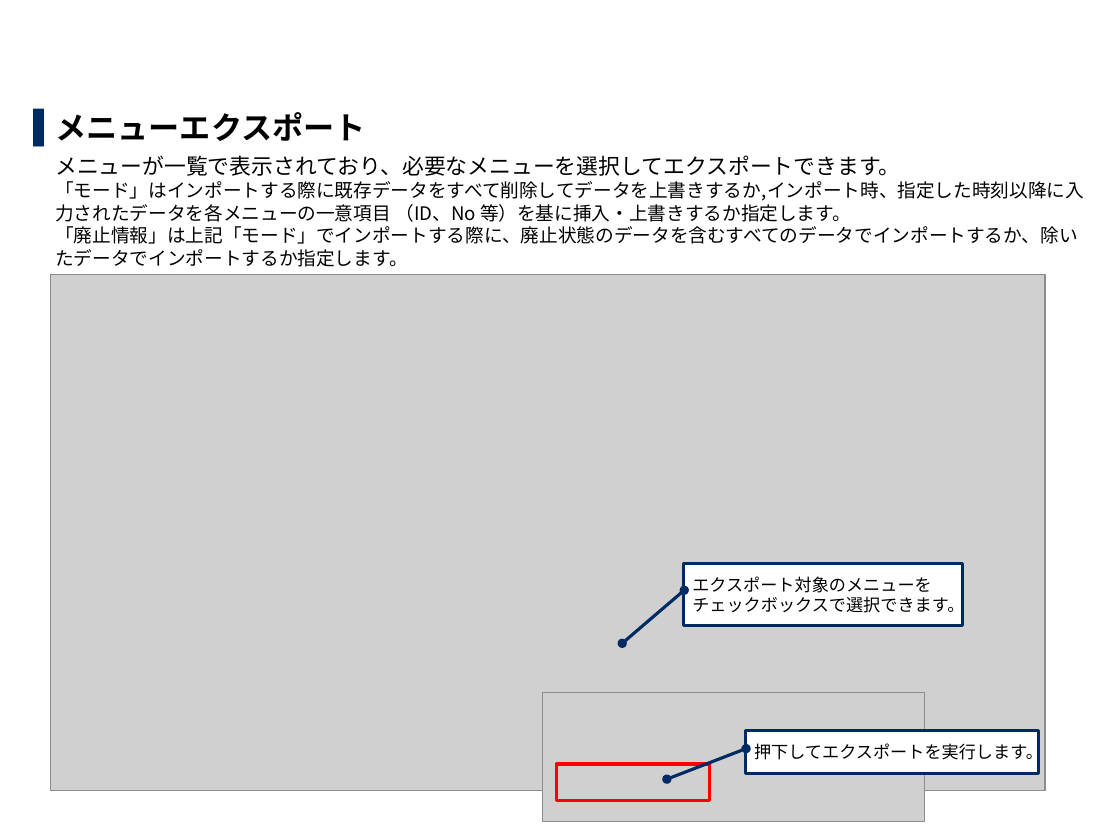
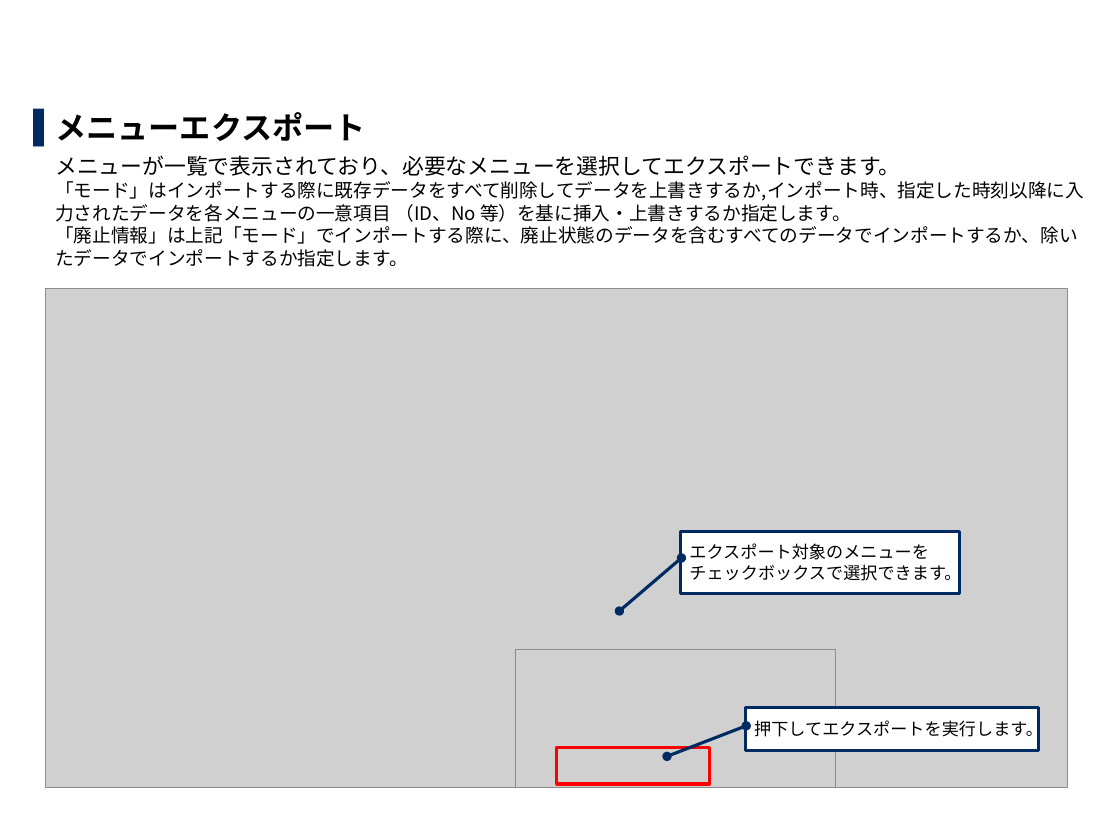
Before and after one commit to exastro-suite/it-automation-docs, a slide deck: slide 9 of asset/Learn_ja/ITA-export-import_classroom_lecture.pptx. Drawn at 1120x840 pixels with LibreOffice and Linux fonts; fonts in the diff are those of the drawing; grey boxes stand for pictures; background and template pictures are left out. Boxes give left, top, right and bottom in pixels: in the first picture for what was removed or moved away, otherwise in the second. Text is boxed around its words. In the diff, an @@ line names an element or a change of style, - is before the commit and + after.

```diff
--- a/asset/Learn_ja/ITA-export-import_classroom_lecture.pptx
+++ b/asset/Learn_ja/ITA-export-import_classroom_lecture.pptx
@@ picture: place and size @@
-picture at (50, 274, 1045, 791)
+picture at (45, 288, 1067, 787)
@@ border callout "エクスポート対象のメニューを チェックボックスで選択できます。": place and size @@
-border callout "エクスポート対象のメニューを チェックボックスで選択できます。" at (683, 563, 962, 625)
+border callout "エクスポート対象のメニューを チェックボックスで選択できます。" at (681, 532, 960, 594)
@@ picture added at (516, 650, 836, 788) @@
@@ picture removed at (542, 692, 924, 821) @@
@@ border callout "押下してエクスポートを実行します。": place and size @@
-border callout "押下してエクスポートを実行します。" at (745, 730, 1038, 774)
+border callout "押下してエクスポートを実行します。" at (746, 707, 1039, 750)
@@ rectangle: place and size @@
-rectangle at (557, 764, 710, 801)
+rectangle at (557, 747, 710, 784)
```
Also in this commit, not shown: 7 other slides changed, 3 other files.
